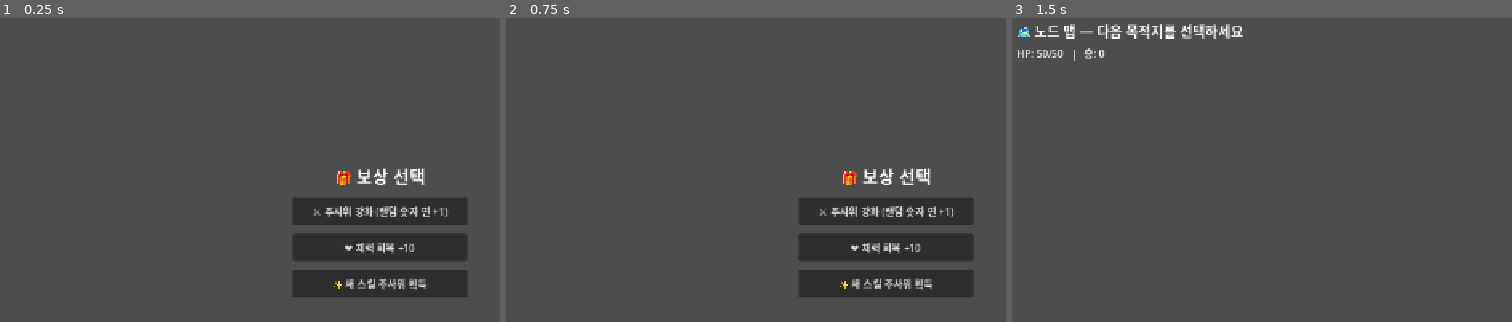
Above: before the commit, frames 1-3 (left to right).
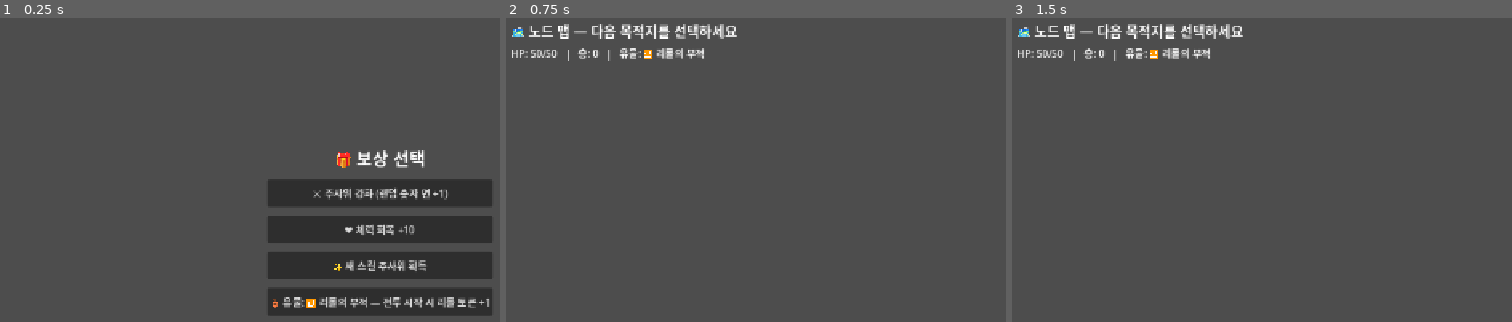
Above: after the commit, the same moments.

Repository: iamfreakin/Dice-Crawler
Game: Godot game, scene res://scenes/Reward.tscn
Same seed, same stepped clock (60 frames per second), same inputs: the game is played once before the commit and once after it. This scene is started directly instead of the project's main scene.
Inputs (mouse positions are in pixels of both pictures, inside the frame that each line leads up to):
- Up to frame 1 (0.25 s): no input
- Up to frame 2 (0.75 s): click (886, 300) at 0.5 s, where only the run after the commit has a clickable "🏺 유물: 🔁 리롤의 부적 — 전투 시작 시 리롤 토…"
- Up to frame 3 (1.5 s): click (1392, 212) at 1.25 s, where only the run before the commit has a clickable "⚔️ 주사위 강화 (랜덤 숫자 면 +1)"

The runs differ from the first frame. In frame 1, 12% of the frame differs, in the area x 53-99%, y 43-98%; in frame 2, 11%; in frame 3, 0.4%.

Commit message:
feat: 유물(Relic) 시스템
- RelicData/RelicFactory: 유물 4종 (리롤+1/매턴 방어/화상 강화/최대HP+)
- GameManager: add_relic/has_relic/relic_value + 즉시효과 적용
- BattleManager: 전투 시작 리롤·매 턴 방어·화상 강화 유물 훅
- RewardScreen: 미보유 유물 보상 선택지 추가
- MapScreen: 보유 유물 표시

Diff:
--- a/scripts/autoload/GameManager.gd
+++ b/scripts/autoload/GameManager.gd
@@ -17,7 +17,7 @@
 ## 주사위 풀(덱). 전투 시 여기서 드로우한다.
 var dice_pool: Array[DiceData] = []
 ## 보유 유물.
-var relics: Array[Resource] = []
+var relics: Array[RelicData] = []
 
 ## 스테이지당 리롤 토큰 (미사용 시 소멸, 이월 없음).
 var reroll_tokens: int = 0
@@ -67,6 +67,29 @@
 func is_at_boss() -> bool:
 	return current_node != null and current_node.type == MapNode.Type.BOSS
 
+# --- 유물 ---------------------------------------------------------------
+## 유물 획득. 즉시 효과(최대 HP 증가 등)는 여기서 적용.
+func add_relic(relic: RelicData) -> void:
+	relics.append(relic)
+	if relic.effect == RelicData.Effect.MAX_HP_UP:
+		max_hp += relic.value
+		current_hp += relic.value
+		hp_changed.emit(current_hp, max_hp)
+
+func has_relic(relic_id: StringName) -> bool:
+	for r in relics:
+		if r.id == relic_id:
+			return true
+	return false
+
+## 특정 효과를 가진 유물들의 value 합 (전투 훅에서 사용).
+func relic_value(effect: RelicData.Effect) -> int:
+	var total: int = 0
+	for r in relics:
+		if r.effect == effect:
+			total += r.value
+	return total
+
 ## 시작 덱: 기본 주사위 3종 구성.
 func _grant_starting_dice() -> void:
 	dice_pool = StarterDeck.build()
--- a/scripts/battle/BattleManager.gd
+++ b/scripts/battle/BattleManager.gd
@@ -32,7 +32,8 @@
 	_draw_pile = GameManager.dice_pool.duplicate()
 	_draw_pile.shuffle()
 	_discard_pile.clear()
-	GameManager.grant_reroll_tokens(1)  # 스테이지당 기본 1개 (유물로 보정 가능)
+	# 스테이지당 기본 1개 + 유물 보정
+	GameManager.grant_reroll_tokens(1 + GameManager.relic_value(RelicData.Effect.EXTRA_REROLL))
 	_change_state(State.DRAW)
 
 func _change_state(new_state: State) -> void:
@@ -50,7 +51,8 @@
 
 # --- DRAW ---------------------------------------------------------------
 func _do_draw() -> void:
-	player_block = 0  # 방어는 다음 내 턴 시작 시 소멸
+	# 방어는 매 턴 초기화. 유물(매 턴 방어)이 있으면 그만큼 시작 방어 부여.
+	player_block = GameManager.relic_value(RelicData.Effect.BLOCK_PER_TURN)
 	_hand.clear()
 	_roll_results.clear()
 	for i in HAND_SIZE:
@@ -144,6 +146,7 @@
 	# 적에게 효과/데미지 적용 (취약은 take_damage 내부에서 반영)
 	if target != null:
 		if burn_to_apply > 0:
+			burn_to_apply += GameManager.relic_value(RelicData.Effect.BURN_BOOST)
 			target.apply_burn(burn_to_apply)
 			log_message.emit("🔥 %s 에게 화상 +%d" % [target.data.display_name, burn_to_apply])
 		if damage > 0:
--- /dev/null
+++ b/scripts/data/RelicData.gd
@@ -0,0 +1,17 @@
+class_name RelicData
+extends Resource
+## 유물 1종의 정의. 런 내내 지속되는 패시브 효과. 콘텐츠는 res://resources/relics/*.tres 로 추가 가능.
+
+## 효과 종류. 적용 시점은 GameManager/BattleManager 의 훅에서 처리한다.
+enum Effect {
+	EXTRA_REROLL,    ## 전투 시작 시 리롤 토큰 +value
+	BLOCK_PER_TURN,  ## 내 턴 시작 시 방어 +value
+	BURN_BOOST,      ## 화상 부여량 +value
+	MAX_HP_UP,       ## 최대 HP +value (획득 즉시)
+}
+
+@export var id: StringName
+@export var display_name: String = ""
+@export var description: String = ""
+@export var effect: Effect = Effect.EXTRA_REROLL
+@export var value: int = 1
--- /dev/null
+++ b/scripts/data/RelicFactory.gd
@@ -0,0 +1,25 @@
+class_name RelicFactory
+extends RefCounted
+## 유물 정의 코드 팩토리. 추후 res://resources/relics/*.tres 로 이관한다.
+
+static func _make(id: StringName, name: String, desc: String, effect: RelicData.Effect, value: int) -> RelicData:
+	var r := RelicData.new()
+	r.id = id
+	r.display_name = name
+	r.description = desc
+	r.effect = effect
+	r.value = value
+	return r
+
+## 전체 유물 풀.
+static func all() -> Array[RelicData]:
+	return [
+		_make(&"reroll_charm", "🔁 리롤의 부적", "전투 시작 시 리롤 토큰 +1",
+			RelicData.Effect.EXTRA_REROLL, 1),
+		_make(&"steel_scale", "🛡️ 강철 비늘", "내 턴 시작 시 방어 +3",
+			RelicData.Effect.BLOCK_PER_TURN, 3),
+		_make(&"ember_core", "🔥 불씨 정수", "화상 부여량 +2",
+			RelicData.Effect.BURN_BOOST, 2),
+		_make(&"life_rune", "❤️ 생명의 룬", "최대 HP +12",
+			RelicData.Effect.MAX_HP_UP, 12),
+	]
--- a/scripts/map/MapScreen.gd
+++ b/scripts/map/MapScreen.gd
@@ -44,8 +44,12 @@
 	for child in _rows_box.get_children():
 		child.queue_free()
 
-	_status_label.text = "HP: %d/%d   |   층: %d" % [
-		GameManager.current_hp, GameManager.max_hp, GameManager.current_floor
+	var relic_names: Array[String] = []
+	for r in GameManager.relics:
+		relic_names.append(r.display_name)
+	var relic_part := ("   |   유물: " + ", ".join(relic_names)) if not relic_names.is_empty() else ""
+	_status_label.text = "HP: %d/%d   |   층: %d%s" % [
+		GameManager.current_hp, GameManager.max_hp, GameManager.current_floor, relic_part
 	]
 
 	var available := GameManager.get_available_nodes()
--- a/scripts/ui/RewardScreen.gd
+++ b/scripts/ui/RewardScreen.gd
@@ -20,6 +20,12 @@
 	_add_reward(vbox, "⚔️ 주사위 강화 (랜덤 숫자 면 +1)", _reward_upgrade)
 	_add_reward(vbox, "❤️ 체력 회복 +10", _reward_heal)
 	_add_reward(vbox, "✨ 새 스킬 주사위 획득", _reward_new_die)
+
+	# 보유하지 않은 유물이 있으면 유물 선택지 하나 추가
+	var relic := _random_unowned_relic()
+	if relic != null:
+		_add_reward(vbox, "🏺 유물: %s — %s" % [relic.display_name, relic.description],
+			func(): GameManager.add_relic(relic))
 
 func _add_reward(parent: VBoxContainer, text: String, callback: Callable) -> void:
 	var btn := Button.new()
@@ -49,3 +55,13 @@
 
 func _reward_new_die() -> void:
 	GameManager.dice_pool.append(StarterDeck.skill_die())
+
+## 아직 보유하지 않은 유물 중 하나를 무작위로 고른다. 없으면 null.
+func _random_unowned_relic() -> RelicData:
+	var candidates: Array[RelicData] = []
+	for r in RelicFactory.all():
+		if not GameManager.has_relic(r.id):
+			candidates.append(r)
+	if candidates.is_empty():
+		return null
+	return candidates.pick_random()
Not shown, added: scripts/data/RelicData.gd.uid
Not shown, added: scripts/data/RelicFactory.gd.uid
Not shown, changed: CLAUDE.md
